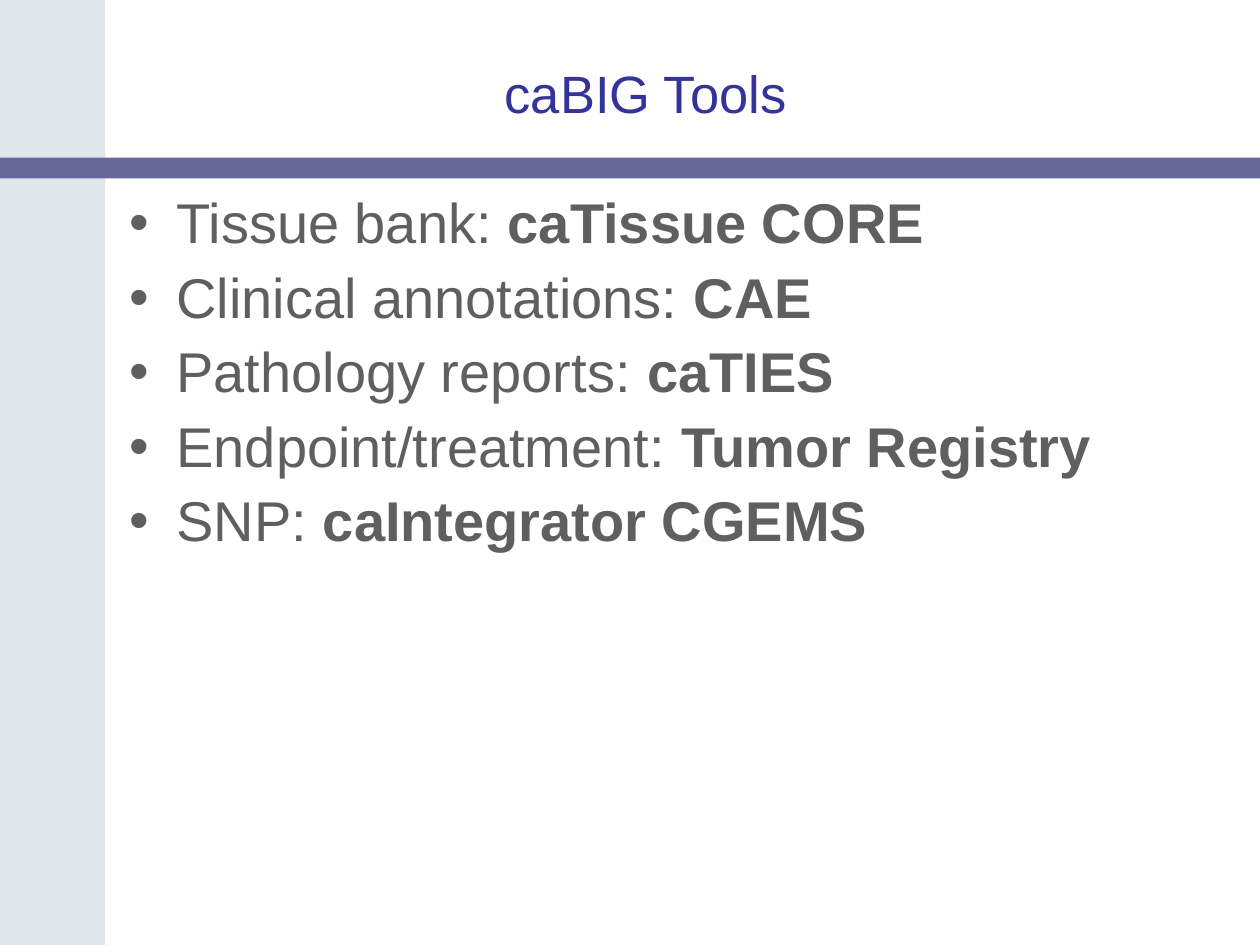
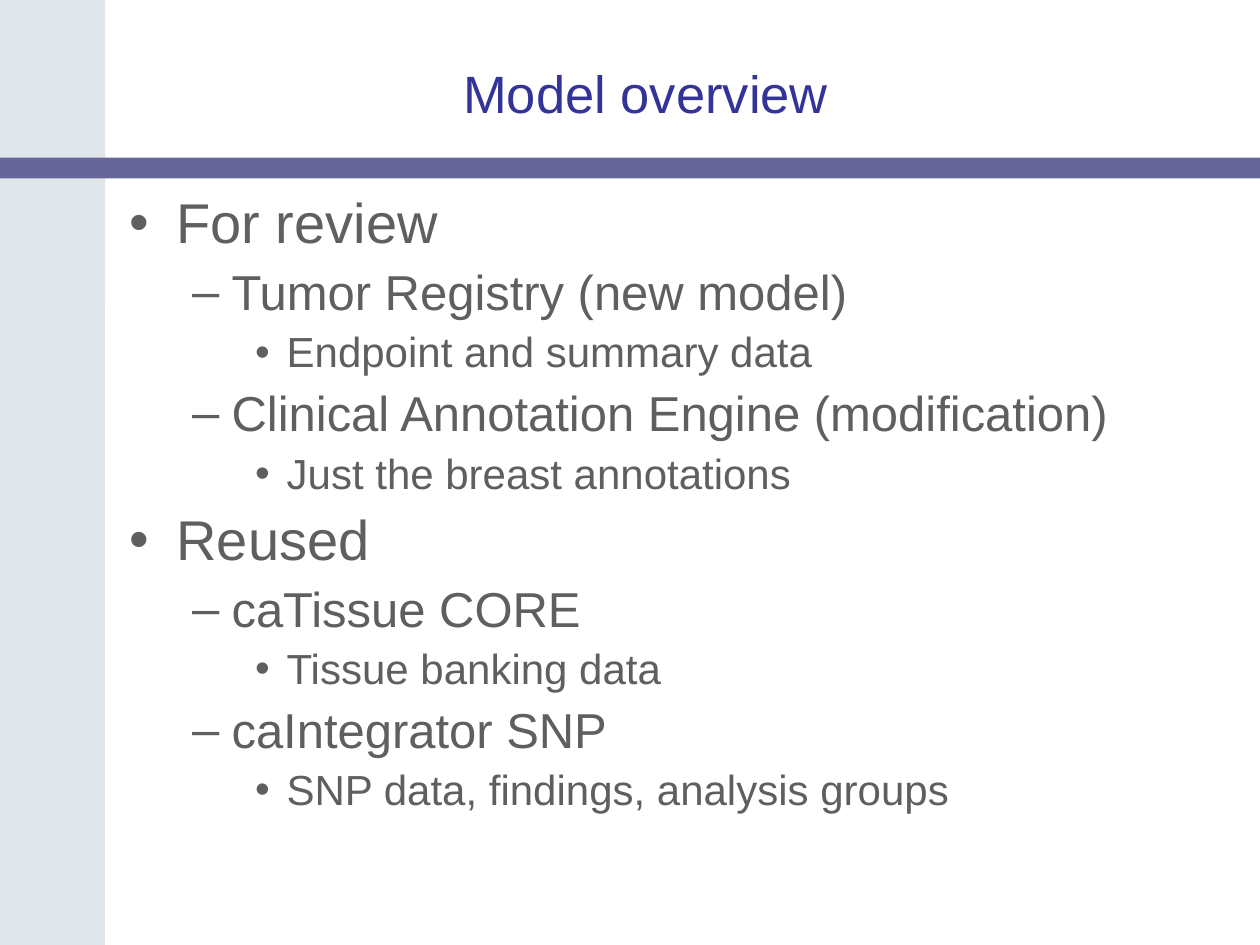
Before and after one commit to NCIP/catrip, a slide deck: slide 10 of catrip/documentation/presentations/silver_review_2006_12_08/catrip_silver_review.ppt (slide 12 before the commit). Drawn at 1260x945 pixels with LibreOffice and Linux fonts; fonts in the diff are those of the drawing; background and template pictures are left out. Boxes give left, top, right and bottom in pixels: in the first picture for what was removed or moved away, otherwise in the second. Text is boxed around its words. In the diff, an @@ line names an element or a change of style, - is before the commit and + after.

```diff
--- a/catrip/documentation/presentations/silver_review_2006_12_08/catrip_silver_review.ppt
+++ b/catrip/documentation/presentations/silver_review_2006_12_08/catrip_silver_review.ppt
@@ title at bbox=[463, 75, 828, 114]: text changed @@
-caBIG Tools
+Model overview
@@ text at bbox=[176, 202, 1108, 814]: text changed; size 32 to 24 pt @@
-• Tissue bank: caTissue CORE
-• Clinical annotations: CAE
-• Pathology reports: caTIES
-• Endpoint/treatment: Tumor Registry
-• SNP: caIntegrator CGEMS
+• For review
+  – Tumor Registry (new model)
+    • Endpoint and summary data
+  – Clinical Annotation Engine (modification)
+    • Just the breast annotations
+• Reused
+  – caTissue CORE
+    • Tissue banking data
+  – caIntegrator SNP
+    • SNP data, findings, analysis groups
```
Also in this commit, not shown: 5 other slides changed, 21 slides added, 16 slides removed.
